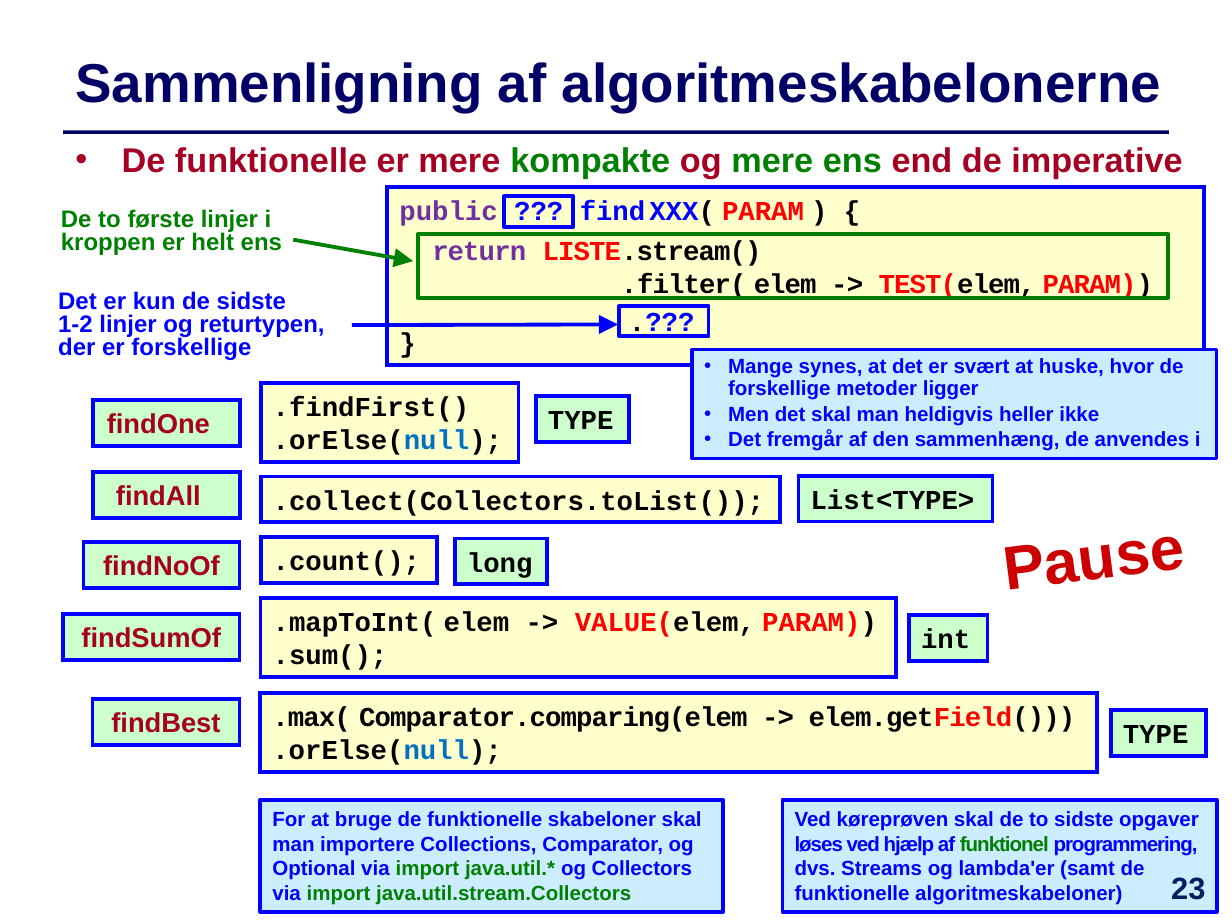
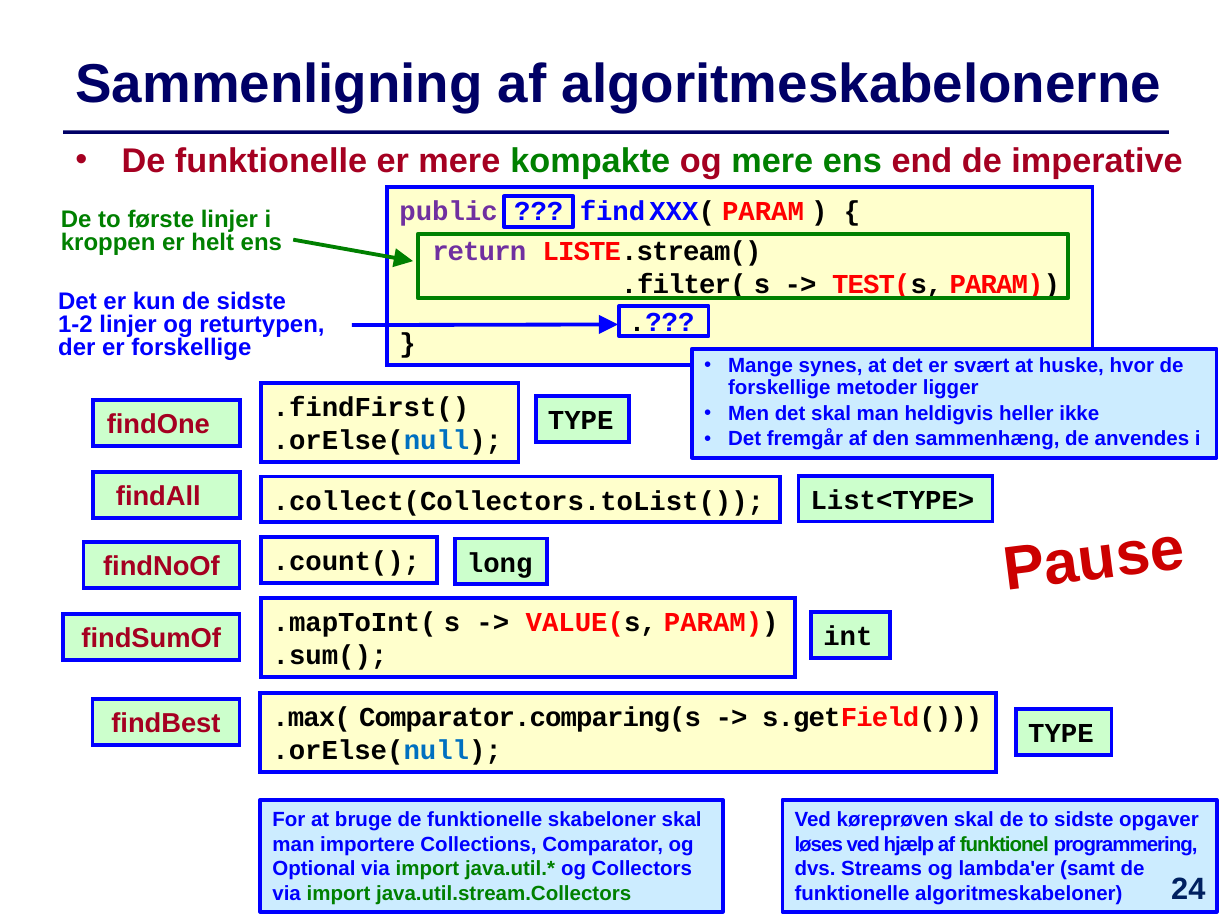
Before and after one commit to IntProgAU/Materiale, a slide deck: slide 24 of web/e23/uge_5b/Slides-Uge5-Torsdag.pptx (slide 23 before the commit). Drawn at 1232x924 pixels with LibreOffice and Linux fonts; fonts in the diff are those of the drawing. Boxes give left, top, right and bottom in pixels: in the first picture for what was removed or moved away, otherwise in the second. Text is boxed around its words. In the diff, an @@ line names an element or a change of style, - is before the commit and + after.

```diff
--- a/web/e23/uge_5b/Slides-Uge5-Torsdag.pptx
+++ b/web/e23/uge_5b/Slides-Uge5-Torsdag.pptx
@@ rectangle "public ??? find XXX( PARAM ...": place and size @@
-rectangle "public ??? find XXX( PARAM ..." at (387, 187, 1204, 365)
+rectangle "public ??? find XXX( PARAM ..." at (387, 187, 1092, 365)
@@ rectangle: place and size @@
-rectangle at (418, 234, 1168, 298)
+rectangle at (418, 234, 1068, 298)
@@ text in rectangle at (621, 274, 1060, 301): text changed @@
-.filter( elem -> TEST(elem, PARAM))
+.filter( s -> TEST(s, PARAM))
@@ rectangle ".mapToInt( s -> VALUE(s, PARAM)) ...": place and size @@
-rectangle ".mapToInt( s -> VALUE(s, PARAM)) ..." at (261, 598, 897, 676)
+rectangle ".mapToInt( s -> VALUE(s, PARAM)) ..." at (261, 598, 796, 676)
@@ text in rectangle at (273, 612, 779, 670): text changed @@
-.mapToInt( elem -> VALUE(elem, PARAM))
-.sum();
+.mapToInt( s -> VALUE(s, PARAM))
+.sum();
@@ rectangle "int": place and size @@
-rectangle "int" at (909, 615, 988, 660)
+rectangle "int" at (811, 612, 890, 658)
@@ rectangle ".max( Comparator.comparing(s -> s.getField()))": place and size @@
-rectangle ".max( Comparator.comparing(s -> s.getField()))" at (260, 692, 1098, 771)
+rectangle ".max( Comparator.comparing(s -> s.getField()))" at (260, 692, 995, 771)
@@ text in rectangle at (272, 706, 982, 732): text changed @@
-.max( Comparator.comparing(elem -> elem.getField()))
+.max( Comparator.comparing(s -> s.getField()))
@@ rectangle "TYPE": place and size @@
-rectangle "TYPE" at (1111, 710, 1206, 755)
+rectangle "TYPE" at (1016, 708, 1111, 754)
@@ page number at (1171, 877, 1205, 899): text changed @@
-23
+24
```
Also in this commit, not shown: 8 other slides changed, 1 slide added, 1 other file.
